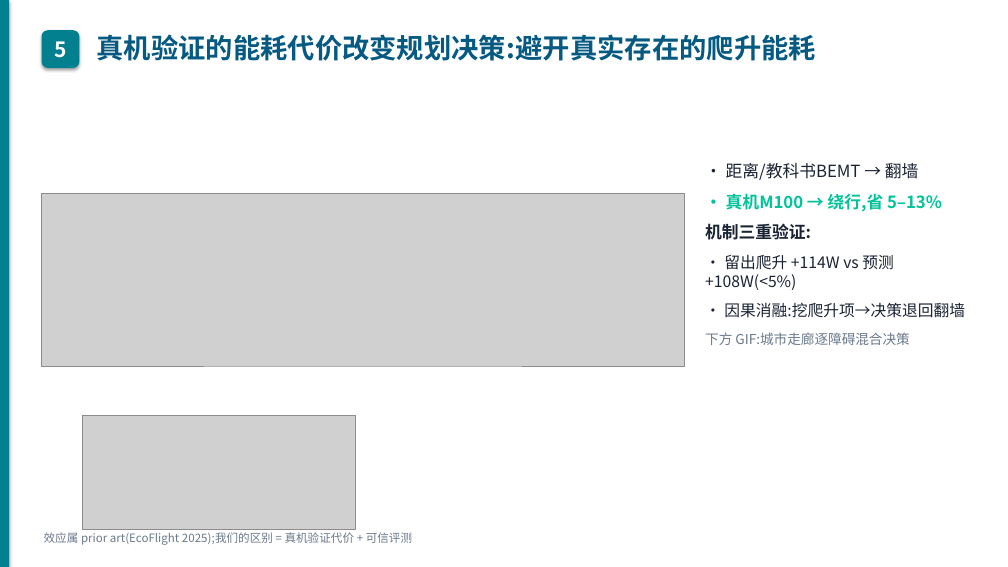
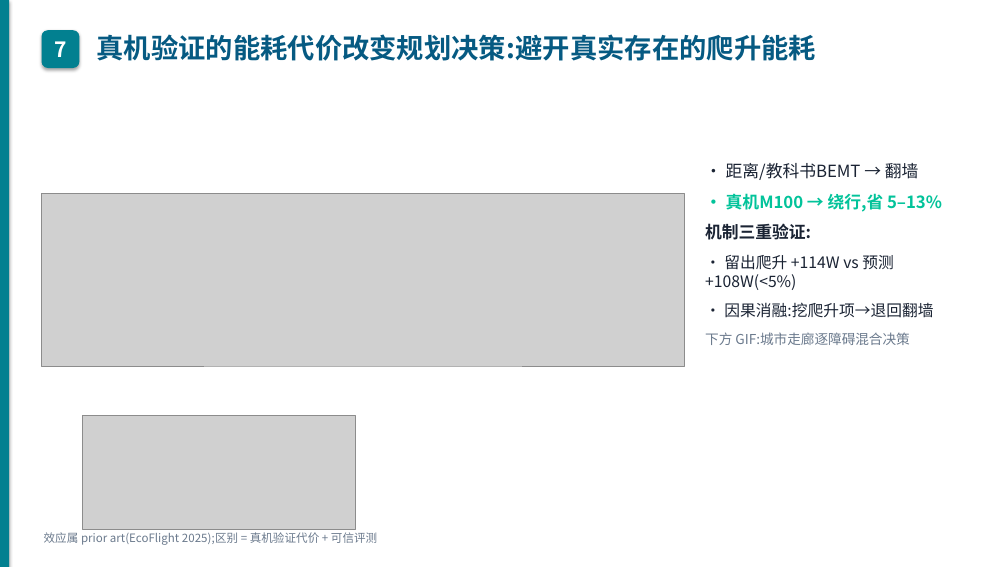
Before and after one commit to wbz0429/PathPlanningwithEnergy, a slide deck: slide 8 of autoresearch/energy_m100/experiments/midterm_defense.pptx (slide 6 before the commit). Drawn at 1008x567 pixels with LibreOffice and Linux fonts; fonts in the diff are those of the drawing; grey boxes stand for pictures. Boxes give left, top, right and bottom in pixels: in the first picture for what was removed or moved away, otherwise in the second. Text is boxed around its words. In the diff, an @@ line names an element or a change of style, - is before the commit and + after.

```diff
--- a/autoresearch/energy_m100/experiments/midterm_defense.pptx
+++ b/autoresearch/energy_m100/experiments/midterm_defense.pptx
@@ text in rounded rectangle at [54,41,66,57]: text changed @@
-5
+7
@@ text at [724,302,933,318]: text changed @@
-· 因果消融:挖爬升项→决策退回翻墙
+· 因果消融:挖爬升项→退回翻墙
@@ text at [44,532,377,545]: text changed @@
-效应属 prior art(EcoFlight 2025);我们的区别 = 真机验证代价 + 可信评测
+效应属 prior art(EcoFlight 2025);区别 = 真机验证代价 + 可信评测
```
Also in this commit, not shown: 16 other slides changed, 4 slides added, 1 other file.
